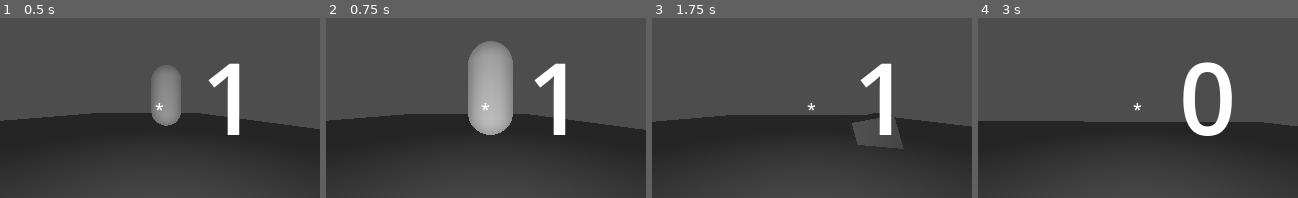
Above: before the commit, frames 1-4 (left to right).
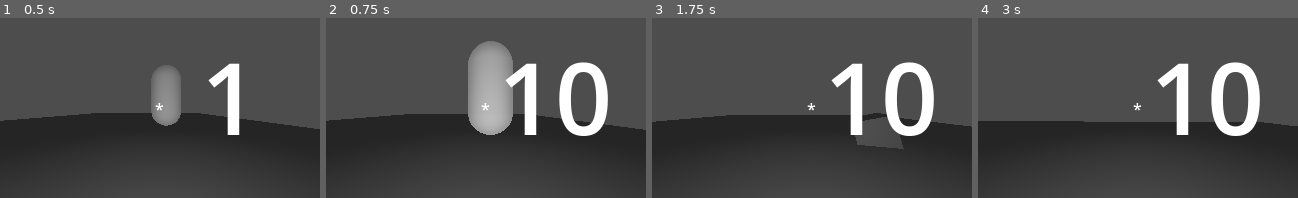
Above: after the commit, the same moments.

Repository: influenza-dotcom/3D-RPG
Game: Godot game, scene res://game.tscn
Two runs of this game, one before a commit and one after it. Both use one fixed random seed, a clock stepped at 60 frames per second and the inputs below.
Inputs (mouse positions are in pixels of both pictures, inside the frame that each line leads up to):
- Up to frame 1 (0.5 s): no input
- Up to frame 2 (0.75 s): move the mouse to (502, 108) at 0.52 s; hold W (forward) from 0.53 s (still down); hold 1 (Weapon Slot 1, bound only after the commit) from 0.53 s (still down)
- Up to frame 3 (1.75 s): keep holding W (forward); tap Space (jump) at 0.77, 1.52 s; tap 2 (Weapon Slot 2, bound only after the commit) at 0.8, 1.35 s; move the mouse to (796, 108) at 1.27 s; release 1 (Weapon Slot 1, bound only after the commit) at 1.28 s; tap 1 (Weapon Slot 1, bound only after the commit) at 1.55 s
- Up to frame 4 (3 s): keep holding W (forward); move the mouse to (1144, 104) at 2.02 s; press the mouse at (1144, 104) at 2.03 s; tap 2 (Weapon Slot 2, bound only after the commit) at 2.3 s; tap Enter at 2.75 s; move the mouse to (1134, 111) at 2.77 s; release the mouse at (1134, 111) at 2.78 s; tap 1 (Weapon Slot 1, bound only after the commit) at 2.85 s

Frame 1 is identical in both runs. In frame 2, 6.4% of the frame differs, in the area x 55-89%, y 24-66%; in frame 3, 6.4%; in frame 4, 6.7%.

Commit message:
explosivo

Diff:
--- a/Player.tscn
+++ b/Player.tscn
@@ -4,6 +4,7 @@
 [ext_resource type="Script" uid="uid://cgiqawmoh040v" path="res://reload.gd" id="2_3tkgg"]
 [ext_resource type="Script" uid="uid://k7w54ftj4cv6" path="res://attack.gd" id="2_e80uo"]
 [ext_resource type="Script" uid="uid://s33f6uge5lrq" path="res://mouse_input.gd" id="2_kpjcp"]
+[ext_resource type="Script" uid="uid://cpumperu5odhl" path="res://swap_weapons.gd" id="2_l6ohk"]
 [ext_resource type="Script" uid="uid://dai27h6juqwq4" path="res://inventory.gd" id="2_tdg3f"]
 [ext_resource type="Resource" uid="uid://bu7caixpr0wo" path="res://rock_weapon.tres" id="3_5ncpa"]
 [ext_resource type="Script" uid="uid://c4kxwn8enjkw" path="res://head.gd" id="3_kne1u"]
@@ -20,6 +21,9 @@
 [node name="Player" type="CharacterBody3D" unique_id=1004389063 groups=["Player"]]
 collision_mask = 2
 script = ExtResource("1_xhfnw")
+
+[node name="SwapWeapons" type="Node3D" parent="." unique_id=72453145]
+script = ExtResource("2_l6ohk")
 
 [node name="Reload" type="Node3D" parent="." unique_id=847704339]
 script = ExtResource("2_3tkgg")
@@ -115,7 +119,9 @@
 vertical_alignment = 1
 metadata/_edit_use_anchors_ = true
 
+[connection signal="equip_this" from="SwapWeapons" to="Inventory" method="_on_swap_weapons_equip_this"]
 [connection signal="reload" from="Reload" to="Ammo" method="reload"]
+[connection signal="reload" from="Inventory" to="Ammo" method="reload"]
 [connection signal="spawn_projectile" from="Attack" to="ProjectileSpawner" method="spawn_projectile"]
 [connection signal="attack" from="MouseInput" to="Attack" method="_on_mouse_input_attack"]
 [connection signal="rotate" from="MouseInput" to="." method="_on_mouse_input_rotate"]
--- /dev/null
+++ b/explosion.gd
@@ -0,0 +1,10 @@
+extends Node3D
+
+@export var projectile: Projectile
+const EXPLOSION_AREA = preload("uid://co1ehjy0gbhu3")
+
+
+func _on_rock_projectile_queued_for_deletion(_last_pos: Vector3) -> void:
+	var explosion = EXPLOSION_AREA.instantiate()
+	explosion.position = _last_pos
+	get_tree().root.add_child(explosion)
--- /dev/null
+++ b/explosion_area.gd
@@ -0,0 +1,2 @@
+class_name Explosion
+extends Area3D
--- /dev/null
+++ b/explosion_area.tscn
@@ -0,0 +1,11 @@
+[gd_scene format=3 uid="uid://co1ehjy0gbhu3"]
+
+[ext_resource type="Script" uid="uid://c8xxxpw6ec7s" path="res://explosion_area.gd" id="1_d6w2l"]
+
+[sub_resource type="SphereShape3D" id="SphereShape3D_vi53k"]
+
+[node name="ExplosionArea" type="Area3D" unique_id=1248485530]
+script = ExtResource("1_d6w2l")
+
+[node name="CollisionShape3D" type="CollisionShape3D" parent="." unique_id=712975255]
+shape = SubResource("SphereShape3D_vi53k")
--- a/inventory.gd
+++ b/inventory.gd
@@ -1,9 +1,16 @@
 extends Node
 
 signal weapon_changed(_weapon: Weapon)
+signal reload
+
 
 @export var equipped_weapon: Weapon
 
 func equip(_weapon: Weapon):
 	equipped_weapon = _weapon
 	weapon_changed.emit(_weapon)
+	reload.emit()
+
+
+func _on_swap_weapons_equip_this(_weapon: Weapon) -> void:
+	equip(_weapon)
--- a/project.godot
+++ b/project.godot
@@ -77,6 +77,21 @@
 "events": [Object(InputEventKey,"resource_local_to_scene":false,"resource_name":"","device":-1,"window_id":0,"alt_press …(192 unchanged characters)…
 ]
 }
+"Weapon Slot 1"={
+"deadzone": 0.2,
+"events": [Object(InputEventKey,"resource_local_to_scene":false,"resource_name":"","device":-1,"window_id":0,"alt_pressed":false,"shift_pressed":false,"ctrl_pressed":false,"meta_pressed":false,"pressed":false,"keycode":0,"physical_keycode":49,"key_label":0,"unicode":49,"location":0,"echo":false,"script":null)
+]
+}
+"Weapon Slot 2"={
+"deadzone": 0.2,
+"events": [Object(InputEventKey,"resource_local_to_scene":false,"resource_name":"","device":-1,"window_id":0,"alt_pressed":false,"shift_pressed":false,"ctrl_pressed":false,"meta_pressed":false,"pressed":false,"keycode":0,"physical_keycode":50,"key_label":0,"unicode":50,"location":0,"echo":false,"script":null)
+]
+}
+"Weapon Slot 3"={
+"deadzone": 0.2,
+"events": [Object(InputEventKey,"resource_local_to_scene":false,"resource_name":"","device":-1,"window_id":0,"alt_pressed":false,"shift_pressed":false,"ctrl_pressed":false,"meta_pressed":false,"pressed":false,"keycode":0,"physical_keycode":51,"key_label":0,"unicode":51,"location":0,"echo":false,"script":null)
+]
+}
 
 [physics]
 
--- a/projectile.gd
+++ b/projectile.gd
@@ -7,6 +7,8 @@
 var life_time: float = 10.0
 
 var visual_only: bool = false
+
+signal queued_for_deletion(_last_pos: Vector3)
 
 func _ready() -> void:
 	linear_velocity = direction * speed
@@ -22,4 +24,5 @@
 		return
 	if body.has_method("take_damage"):
 		body.take_damage(damage)
+	queued_for_deletion.emit(global_position)
 	queue_free()
--- a/rock_projectile.tscn
+++ b/rock_projectile.tscn
@@ -1,6 +1,7 @@
 [gd_scene format=3 uid="uid://dsh4ofwyvp0w4"]
 
 [ext_resource type="Script" uid="uid://57dhcpts752p" path="res://rock_projectile.gd" id="1_g3ye5"]
+[ext_resource type="Script" uid="uid://n0t0jfwyadx6" path="res://explosion.gd" id="2_bfvg0"]
 
 [sub_resource type="SphereMesh" id="SphereMesh_b4wt3"]
 radius = 0.063
@@ -21,4 +22,11 @@
 [node name="CollisionShape3D" type="CollisionShape3D" parent="." unique_id=1174596548]
 shape = SubResource("SphereShape3D_o0qsl")
 
+[node name="Explosion" type="Node3D" parent="." unique_id=485627033 node_paths=PackedStringArray("projectile")]
+script = ExtResource("2_bfvg0")
+projectile = NodePath("..")
+
 [connection signal="body_entered" from="." to="." method="_on_body_entered"]
+[connection signal="queued_for_deletion" from="." to="Explosion" method="_on_rock_projectile_queued_for_deletion"]
+[connection signal="tree_exited" from="." to="." method="_on_tree_exited"]
+[connection signal="tree_exited" from="." to="Explosion" method="_on_rock_projectile_tree_exited"]
--- /dev/null
+++ b/swap_weapons.gd
@@ -0,0 +1,13 @@
+extends Node3D
+
+signal equip_this(_weapon: Weapon)
+const ROCK_WEAPON = preload("uid://bu7caixpr0wo")
+const PISTOL = preload("uid://1hb6seg5fr6s")
+
+var weapon_slots: Array[Weapon] = [PISTOL, ROCK_WEAPON]
+
+func _unhandled_input(event: InputEvent) -> void:
+	if event.is_action_pressed("Weapon Slot 1"):
+		equip_this.emit(weapon_slots[0])
+	if event.is_action_pressed("Weapon Slot 2"):
+		equip_this.emit(weapon_slots[1])
Not shown, added: explosion.gd.uid
Not shown, added: explosion_area.gd.uid
Not shown, added: swap_weapons.gd.uid
